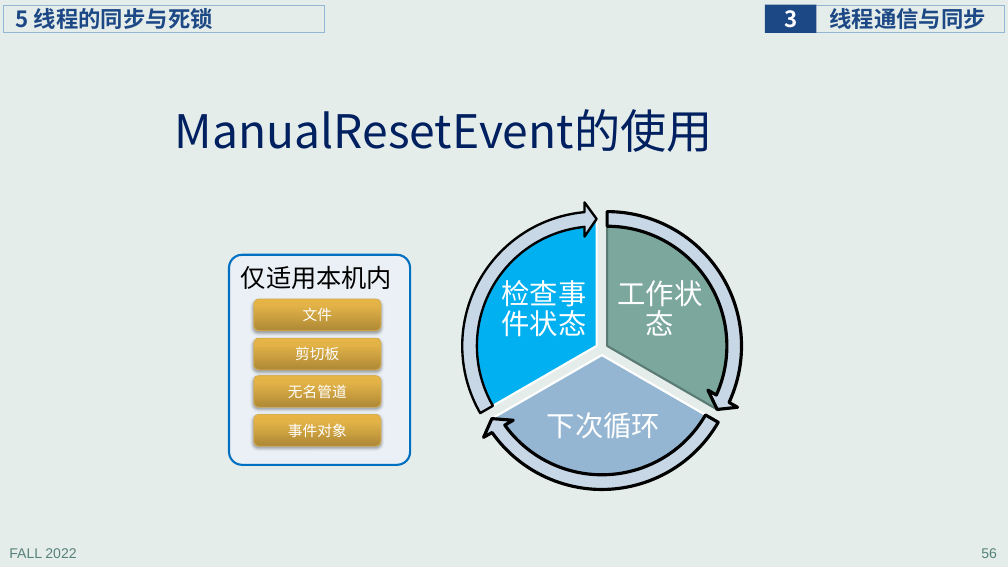
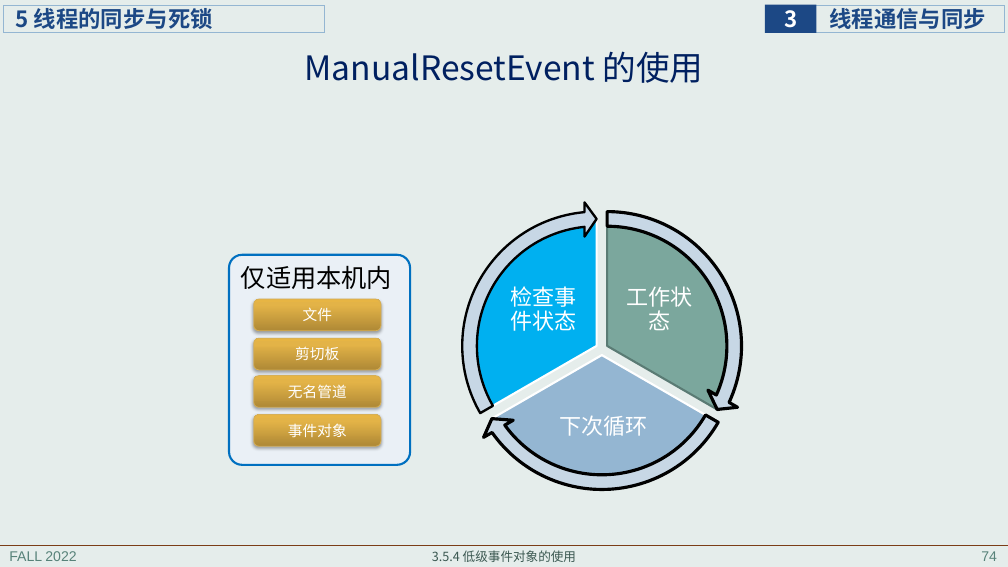
Before and after one commit to principleWindows/win-principle-2022, a slide deck: slide 74 of slides/instruction/principleWindows_3.pptx (slide 56 before the commit). Drawn at 1008x567 pixels with LibreOffice and Linux fonts; fonts in the diff are those of the drawing. Boxes give left, top, right and bottom in pixels: in the first picture for what was removed or moved away, otherwise in the second. Text is boxed around its words. In the diff, an @@ line names an element or a change of style, - is before the commit and + after.

```diff
--- a/slides/instruction/principleWindows_3.pptx
+++ b/slides/instruction/principleWindows_3.pptx
@@ title at box(304, 51, 704, 83): text changed; size 44 to 32 pt @@
-ManualResetEvent的使用
+ManualResetEvent 的使用
@@ size 27 to 21 pt, font Calibri to Noto Sans CJK SC; less space between paragraphs in 3 elements at box(627, 286, 693, 330), box(559, 415, 647, 436), box(511, 286, 577, 331) @@
@@ line added from (0, 545) to (1008, 545), #7B3D17 0.5 pt @@
@@ text added at box(432, 550, 576, 562), 12 pt, text #3A5750 @@
+3.5.4 低级事件对象的使用
@@ page number removed at box(981, 548, 997, 558) @@
-56
@@ page number added at box(981, 551, 997, 561), 13.3 pt, text #578279 @@
+74
```
Also in this commit, not shown: 52 other slides changed, 19 slides added, 1 slide removed, 7 other files.
